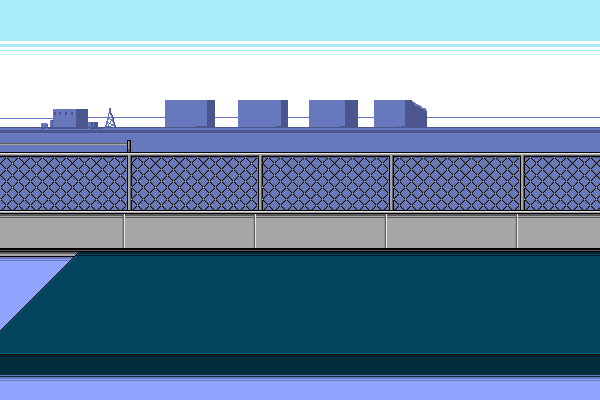
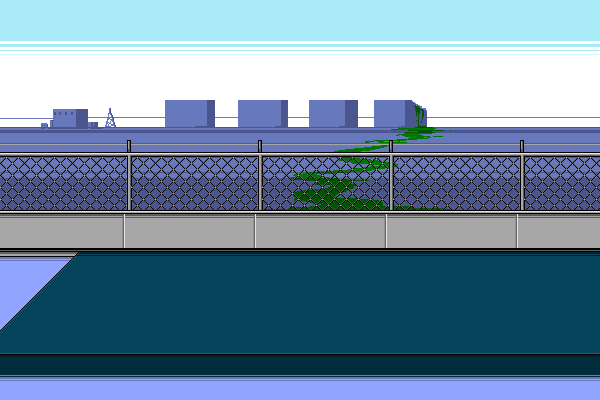
Comparing the layer stacks of the two 600px x 400px images. Changes:
painted on "Layer 5" over box(131, 140, 600, 152)
added layer "Layer 18" (linear burn) above "Layer 17" over box(264, 103, 451, 210)
added layer "Layer 17" above "hämta" over box(0, 172, 600, 210)
